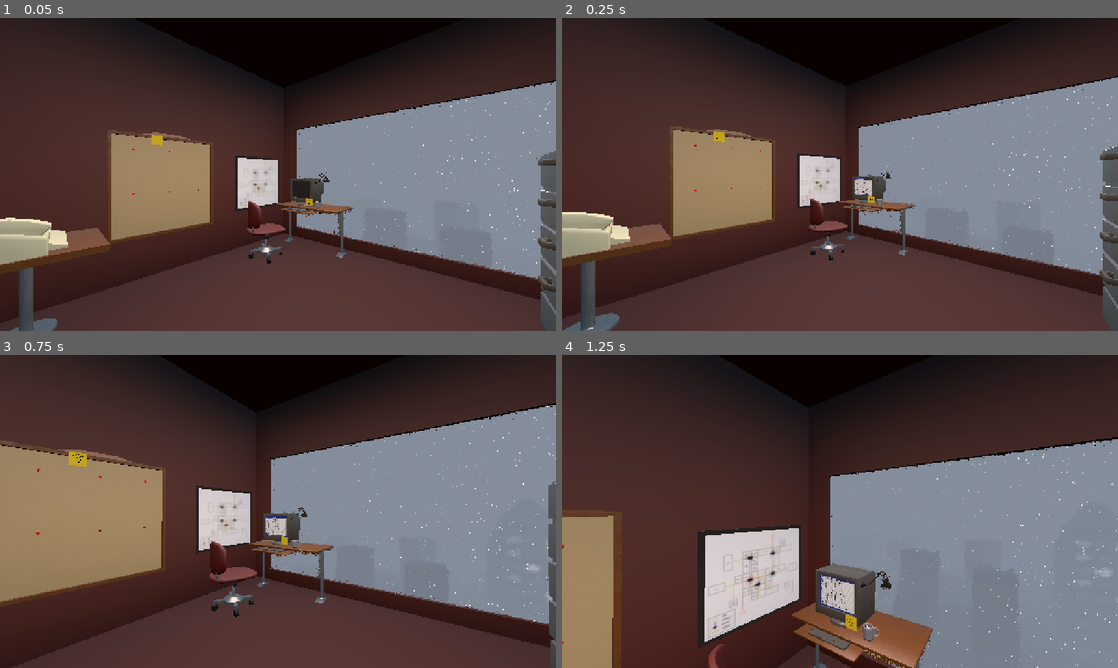
Above: before the commit, frames 1-4 (two rows, left to right).
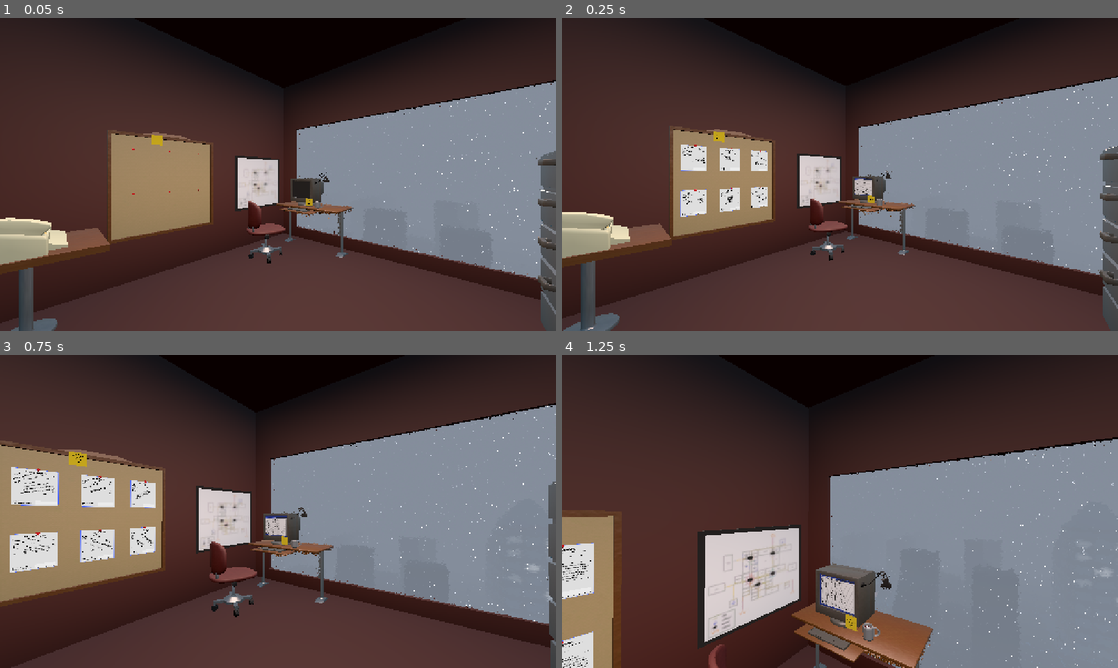
Above: after the commit, the same moments.

Repository: Ciph3rzer0/brackeys-2026.2-trust-no-one
Game: Godot game, scene res://scenes/city.tscn
Two runs of this game, one before a commit and one after it. Both use one fixed random seed, a clock stepped at 60 frames per second and the inputs below. Sound files missing from this copy of the repository are replaced by a short silence.
Inputs (mouse positions are in pixels of both pictures, inside the frame that each line leads up to):
- Up to frame 1 (0.05 s): no input
- Up to frame 2 (0.25 s): no input
- Up to frame 3 (0.75 s): tap Enter at 0.5 s; move the mouse to (305, 511) at 0.52 s; hold W (pc_forward) from 0.53 s (still down); hold E (pc_interact) from 0.53 s (still down); click (305, 511) at 0.67 s
- Up to frame 4 (1.25 s): keep holding W (pc_forward); keep holding E (pc_interact); tap Space at 0.77 s

Frame 1 is identical in both runs. In frame 2, 1.7% of the frame differs, in the area x 21-37%, y 40-64%; in frame 3, 3.9%, in the area x 1-28%, y 35-70%; in frame 4, 1.5%.
Error before the commit: Parse Error: Preload file "res://scripts/quests/first_quest.tres" does not exist. (res://scripts/corkboard.gd:5)

Commit message:
completed first draft of crime report .tres files

Diff:
--- a/csvs/manual.csv
+++ b/csvs/manual.csv
@@ -25,10 +25,10 @@
 "2026-08-26T06:34:55",4,DPP-3145,Red,WEINERMOBILE,"[""Mustard stains""]"
 "2026-08-26T06:35:11",3,DPP-3145,Red,WEINERMOBILE,"[""Mustard stains""]"
 "2026-08-26T06:36:32",4,DPP-3145,Red,WEINERMOBILE,"[""Mustard stains""]"
-"2026-08-25T07:16:00",1,LPB1,White,KIA OPTIMA,"[""Honor student bumper sticker""]"
-"2026-08-25T07:16:15",1,LPB1,White,KIA OPTIMA,"[""Honor student bumper sticker""]"
-"2026-09-25T11:50:10",1,LPB1,White,KIA OPTIMA,"[""Honor student bumper sticker""]"
-"2026-09-25T11:50:25",1,LPB1,White,KIA OPTIMA,"[""Honor student bumper sticker""]"
+"2026-08-25T07:16:00",1,HTR-2444,White,KIA OPTIMA,"[""Honor student bumper sticker""]"
+"2026-08-25T07:16:15",1,HTR-2444,White,KIA OPTIMA,"[""Honor student bumper sticker""]"
+"2026-09-25T11:50:10",1,HTR-2444,White,KIA OPTIMA,"[""Honor student bumper sticker""]"
+"2026-09-25T11:50:25",1,HTR-2444,White,KIA OPTIMA,"[""Honor student bumper sticker""]"
 1787638470,1,KDL-2846,Green,Sedan,"[""Roof rack"", ""Tinted windows""]"
 1787640060,3,KDL-2846,Green,Sedan,"[""Roof rack"", ""Tinted windows""]"
 1787640840,1,KDL-2846,Green,Sedan,"[""Roof rack"", ""Tinted windows""]"
@@ -124,14 +124,13 @@
 "2026-08-26T20:06:00",1,BMT216A,Gray,ASTON MARTIN,"[""Truck nuts"", ""Yosemite Sam mud flap""]"
 "2026-08-26T21:31:30",3,BMT216A,Gray,ASTON MARTIN,"[""Truck nuts"", ""Yosemite Sam mud flap""]"
 "2026-08-26T23:46:00",5,BMT216A,Gray,ASTON MARTIN,"[""Truck nuts"", ""Yosemite Sam mud flap""]"
-"2026-08-26T00:05:01",3,LPB3,White,FORMULA 1,"[""Flame decals"", ""Aluminum spoiler""]"
-"2026-08-26T00:05:05",5,LPB3,White,FORMULA 1,"[""Flame decals"", ""Aluminum spoiler""]"
-"2026-08-26T00:05:09",3,LPB3,White,FORMULA 1,"[""Flame decals"", ""Aluminum spoiler""]"
-"2026-08-26T00:05:13",5,LPB3,White,FORMULA 1,"[""Flame decals"", ""Aluminum spoiler""]"
-"2026-08-26T00:05:17",3,LPB3,White,FORMULA 1,"[""Flame decals"", ""Aluminum spoiler""]"
-"2026-08-26T00:05:21",5,LPB3,White,FORMULA 1,"[""Flame decals"", ""Aluminum spoiler""]"
-"2026-08-26T00:05:25",3,LPB3,White,FORMULA 1,"[""Flame decals"", ""Aluminum spoiler""]"
-"2026-08-26T00:07:01",5,B5,Beige,STATION WAGON,"[""Political bumper sticker""]"
+"2026-08-26T00:05:01",3,EEL-1976,White,FORMULA 1,"[""Flame decals"", ""Aluminum spoiler""]"
+"2026-08-26T00:05:05",5,EEL-1976,White,FORMULA 1,"[""Flame decals"", ""Aluminum spoiler""]"
+"2026-08-26T00:05:09",3,EEL-1976,White,FORMULA 1,"[""Flame decals"", ""Aluminum spoiler""]"
+"2026-08-26T00:05:13",5,EEL-1976,White,FORMULA 1,"[""Flame decals"", ""Aluminum spoiler""]"
+"2026-08-26T00:05:17",3,EEL-1976,White,FORMULA 1,"[""Flame decals"", ""Aluminum spoiler""]"
+"2026-08-26T00:05:21",5,EEL-1976,White,FORMULA 1,"[""Flame decals"", ""Aluminum spoiler""]"
+"2026-08-26T00:05:25",3,EEL-1976,White,FORMULA 1,"[""Flame decals"", ""Aluminum spoiler""]"
 "2026-08-27T08:15:59",3,LPC1,White,FORD F-150,"[""Banana in tailpipe""]"
 "2026-08-27T06:09:30",1,LPC1,White,FORD F-150,"[""Banana in tailpipe""]"
 "2026-08-27T06:34:00",3,LPC1,White,FORD F-150,"[""Banana in tailpipe""]"
--- a/scripts/corkboard.gd
+++ b/scripts/corkboard.gd
@@ -2,7 +2,20 @@
 extends ReportHolder3D
 
 @export var report_scene: PackedScene = preload("res://scenes/crime_report_3d.tscn")
-@export var initial_report_quests: Array[Quest] = [preload("res://scripts/quests/first_quest.tres"), preload("res://scripts/quests/2_quest.tres")]
+@export var initial_report_quests: Array[Quest] = [
+	preload("res://scripts/quests/haircut-robbery.tres"),
+	preload("res://scripts/quests/late-nighter.tres"),
+	preload("res://scripts/quests/streaker.tres"),
+	preload("res://scripts/quests/airport-camper.tres"),
+	preload("res://scripts/quests/speed-racer.tres"),
+	preload("res://scripts/quests/stalker.tres"),
+	preload("res://scripts/quests/hospital-egging.tres"),
+	preload("res://scripts/quests/park-drive.tres"),
+	preload("res://scripts/quests/painted-lady.tres"),
+	preload("res://scripts/quests/plate-swapper.tres"),
+	preload("res://scripts/quests/a-case-of-gas.tres"),
+	preload("res://scripts/quests/another-speedster.tres")
+	]
 
 func _ready() -> void:
 	for initial_quest in initial_report_quests:
--- a/scripts/quests/a-case-of-gas.tres
+++ b/scripts/quests/a-case-of-gas.tres
@@ -4,9 +4,9 @@
 
 [resource]
 script = ExtResource("1_cje57")
-correct_plate = "AIT-2702"
+correct_plate = "DPP-3145"
 incident = "Streaker"
-details = "An elaborate heist was performed on the gas station before escaping out onto the Southbound highway.  This kind of Ocean's 11-type stuff must have required several days of careful observation.  \"Casing the joint,\" as it were."
+details = "An elaborate heist was performed on the gas station before escaping out onto a Southbound highway.  This kind of Ocean's 11-type stuff must have required several days of careful observation.  \"Casing the joint,\" as it were."
 datetime_start = "Aug27"
 datetime_end = "Aug28"
 metadata/_custom_type_script = "uid://dy022jdobl3k8"
--- /dev/null
+++ b/scripts/quests/another-speedster.tres
@@ -0,0 +1,10 @@
+[gd_resource type="Resource" script_class="Quest" format=3 uid="uid://2fteb1211ft1"]
+
+[ext_resource type="Script" uid="uid://dy022jdobl3k8" path="res://scripts/quests/quest.gd" id="1_d4fyr"]
+
+[resource]
+script = ExtResource("1_d4fyr")
+correct_plate = "OUTATIME"
+incident = "Another Speedster"
+details = "Crazy old man came out of nowhere the morning of the 28th, seen speeding by the airport at nearly 90 MPH, leaving flaming skid marks.  Witnesses lost sight soon after"
+metadata/_custom_type_script = "uid://dy022jdobl3k8"
--- /dev/null
+++ b/scripts/quests/painted-lady.tres
@@ -0,0 +1,10 @@
+[gd_resource type="Resource" script_class="Quest" format=3 uid="uid://8r7m8ffdovfb"]
+
+[ext_resource type="Script" uid="uid://dy022jdobl3k8" path="res://scripts/quests/quest.gd" id="1_8qb37"]
+
+[resource]
+script = ExtResource("1_8qb37")
+correct_plate = "RRT-3341"
+incident = "Painted Lady"
+details = "Morning of the 27th, the paint shop owner hears a loud noise and calls in to report a truck-shaped hole in her walls.  Said they really made a mess of the place."
+metadata/_custom_type_script = "uid://dy022jdobl3k8"
--- /dev/null
+++ b/scripts/quests/park-drive.tres
@@ -0,0 +1,10 @@
+[gd_resource type="Resource" script_class="Quest" format=3 uid="uid://cynwhphkteous"]
+
+[ext_resource type="Script" uid="uid://dy022jdobl3k8" path="res://scripts/quests/quest.gd" id="1_y3m8q"]
+
+[resource]
+script = ExtResource("1_y3m8q")
+correct_plate = "VOM-7998"
+incident = "Park Drive"
+details = "Morning of the 27th, someone drove straight across the park in town before high-tailing it down the South-East highway"
+metadata/_custom_type_script = "uid://dy022jdobl3k8"
--- /dev/null
+++ b/scripts/quests/plate-swapper.tres
@@ -0,0 +1,10 @@
+[gd_resource type="Resource" script_class="Quest" format=3 uid="uid://wwcls5ws6gr3"]
+
+[ext_resource type="Script" uid="uid://dy022jdobl3k8" path="res://scripts/quests/quest.gd" id="1_fyya6"]
+
+[resource]
+script = ExtResource("1_fyya6")
+correct_plate = "BMT216A"
+incident = "Plate Swapper"
+details = "We got an anonymous tip some foreigner with a smooth accent has been snooping around.  That's all above board, but Louie caught him on the 25th swapping his license plates.  We didn't have a reason to write down his old plates, but now we need you to figure out the new one so we can cite the son-of-a-bitch."
+metadata/_custom_type_script = "uid://dy022jdobl3k8"
--- /dev/null
+++ b/scripts/quests/speed-racer.tres
@@ -0,0 +1,11 @@
+[gd_resource type="Resource" script_class="Quest" format=3 uid="uid://cds1na0q5bfbc"]
+
+[ext_resource type="Script" uid="uid://dy022jdobl3k8" path="res://scripts/quests/quest.gd" id="1_u3hcy"]
+
+[resource]
+script = ExtResource("1_u3hcy")
+correct_plate = "EEL-1976"
+incident = "Speed Racer"
+details = "Someone has been burnin' rubber on main street.  Reports of a real speed demon racing back and forth early in the morning.  Perhaps worst of all, he's breaking our rule about not performing U-turns!  Maniac!"
+datetime_start = "2026-08-26T00:05:00"
+metadata/_custom_type_script = "uid://dy022jdobl3k8"
--- /dev/null
+++ b/scripts/quests/stalker.tres
@@ -0,0 +1,10 @@
+[gd_resource type="Resource" script_class="Quest" format=3 uid="uid://boeb4w3t3xy2c"]
+
+[ext_resource type="Script" uid="uid://dy022jdobl3k8" path="res://scripts/quests/quest.gd" id="1_gjmgh"]
+
+[resource]
+script = ExtResource("1_gjmgh")
+correct_plate = "KDL-2846"
+incident = "Stalker"
+details = "We got report of an Alex Forrest creeping on one of our poor citizens, apparently stepping right on their heels for several days now.  Alex Forrest...you know, from Fatal Attraction?  The crazy stalker?  Anyway, the victim's plates are HQY-7996"
+metadata/_custom_type_script = "uid://dy022jdobl3k8"
--- a/scripts/quests/streaker.tres
+++ b/scripts/quests/streaker.tres
@@ -7,5 +7,4 @@
 correct_plate = "AIT-2702"
 incident = "Streaker"
 details = "Full moons have been appearing over our innocent city.  We have our suspect list down to three people, all of whom insist they were out of town the day of the crime.  Their cars are as follows: BTZ-5167, AIT-2702, OGN-4489"
-datetime_start = "2026-08-27T09:00:00"
 metadata/_custom_type_script = "uid://dy022jdobl3k8"
Not shown, changed: csvs/manual_notes.md
